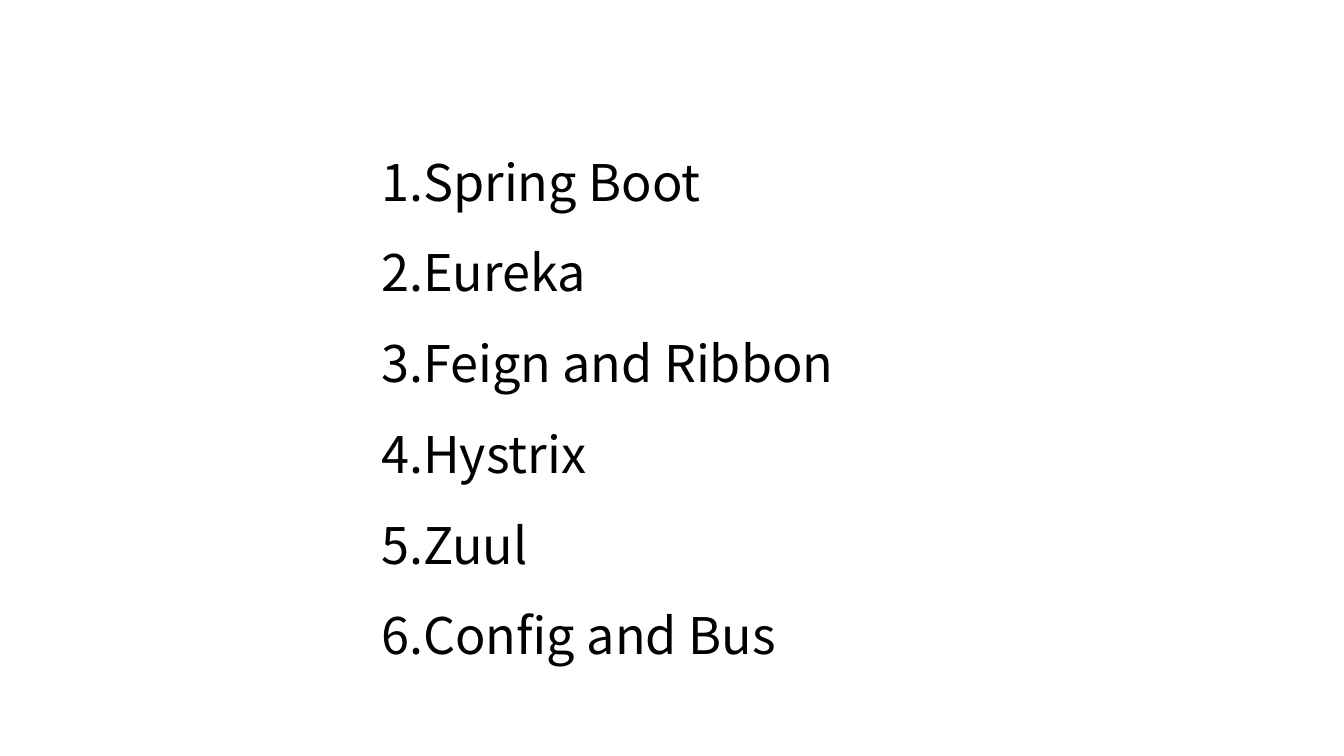
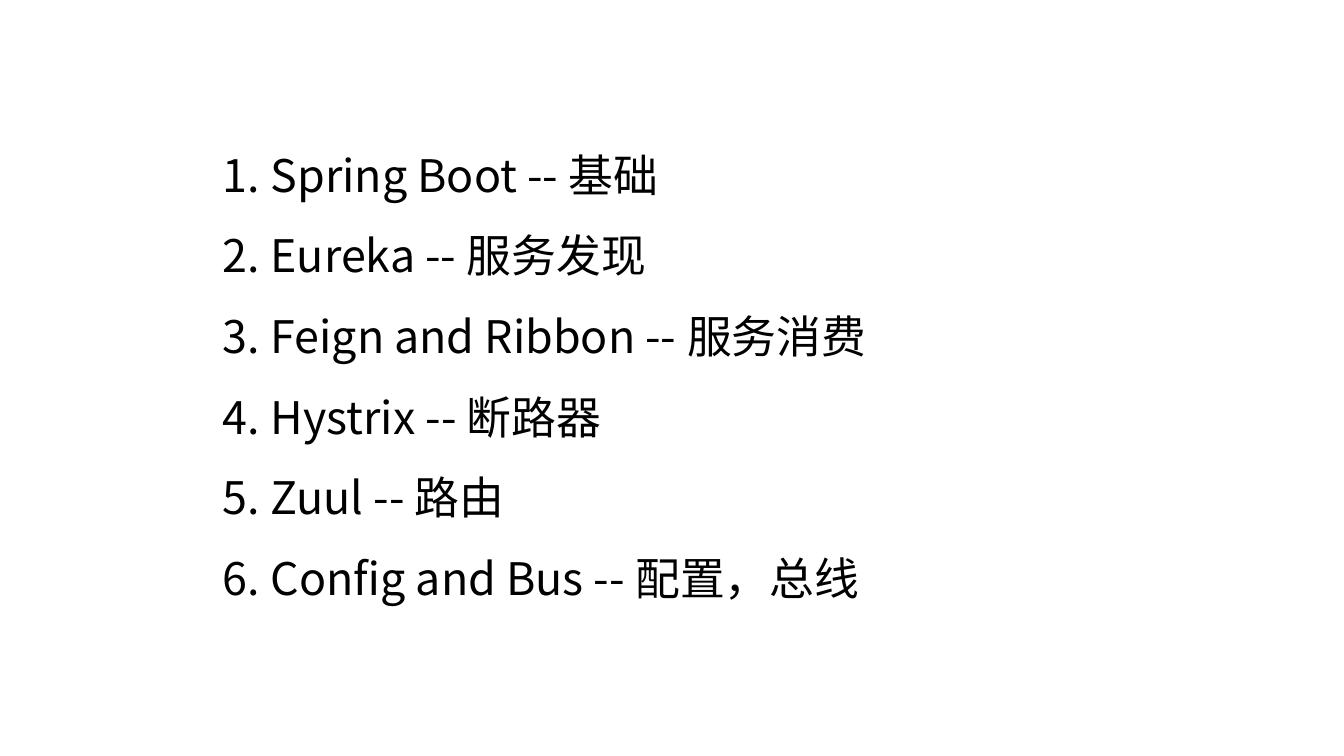
Before and after one commit to pd269hao/demo, a slide deck: slide 3 of doc/技术分享-SpringCloud-20190708.pptx. Drawn at 1344x756 pixels with LibreOffice and Linux fonts; fonts in the diff are those of the drawing; background and template pictures are left out. Boxes give left, top, right and bottom in pixels: in the first picture for what was removed or moved away, otherwise in the second. Text is boxed around its words. In the diff, an @@ line names an element or a change of style, - is before the commit and + after.

Commit message:
ppt modify

```diff
--- a/doc/技术分享-SpringCloud-20190708.pptx
+++ b/doc/技术分享-SpringCloud-20190708.pptx
@@ text at [271,154,866,606]: text changed; size 36 to 32 pt @@
-1. Spring Boot
-2. Eureka
-3. Feign and Ribbon
-4. Hystrix
-5. Zuul
-6. Config and Bus
+1. Spring Boot -- 基础
+2. Eureka -- 服务发现
+3. Feign and Ribbon -- 服务消费
+4. Hystrix -- 断路器
+5. Zuul -- 路由
+6. Config and Bus -- 配置，总线
```
Also in this commit, not shown: 2 other files.
